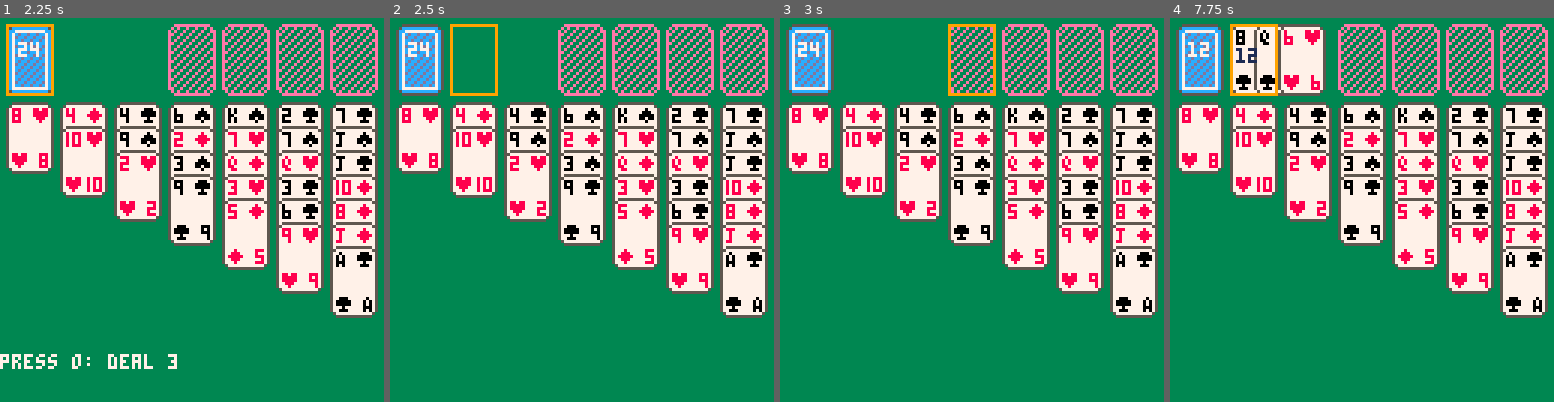
Above: before the commit, frames 1-4 (left to right).
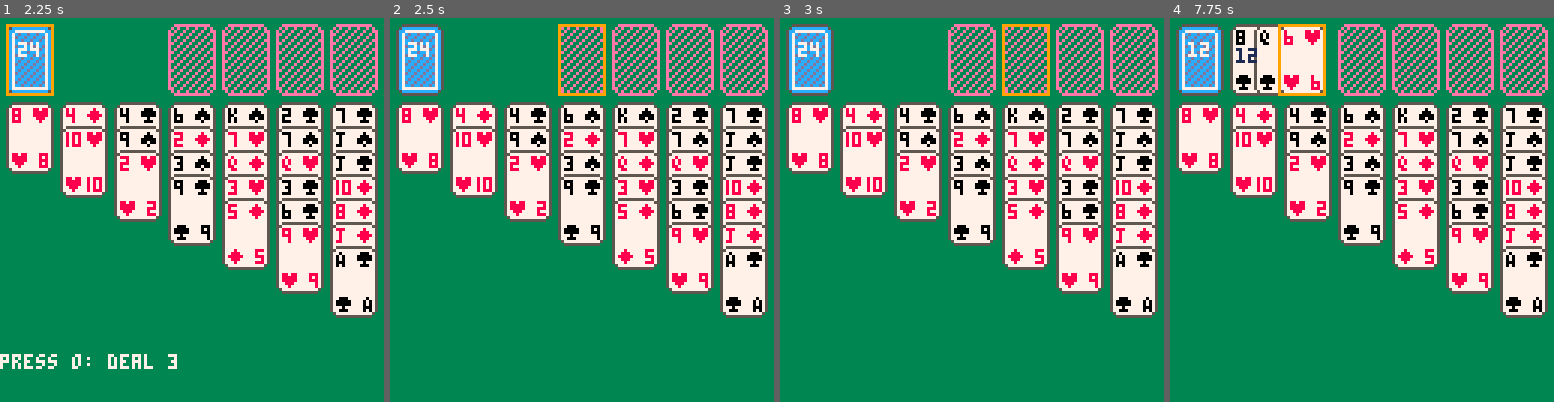
Above: after the commit, the same moments.

Repository: marcus-grant/pico8-kabafuda
Game: PICO-8 cartridge kabafuda.p8
The game is run twice, just before and just after one commit, with the same random seed, the same clock (stepped at 60 frames per second) and the same inputs.
Inputs:
- Up to frame 1 (2.25 s): tap X (X key) at 0.33, 1.07, 1.85 s; tap O (Z key) at 0.7, 1.7, 2.1 s; hold Right 1.6-2.1 s; hold Up from 2.15 s (still down)
- Up to frame 2 (2.5 s): release Up at 2.42 s; hold Right from 2.47 s (still down)
- Up to frame 3 (3 s): keep holding Right; tap O (Z key) at 2.5, 2.9 s; tap X (X key) at 2.97 s
- Up to frame 4 (7.75 s): release Right at 3.03 s; hold Left 3.08-3.58 s; tap O (Z key) every 0.4 s from 3.3 to 7.7 s; hold Down 3.63-3.97 s; hold Right 4.02-4.68 s; tap X (X key) every 1.12 s from 4.08 to 7.43 s; hold Up 4.73-5.03 s; hold Left 5.08-5.68 s; hold Down 5.73-6.03 s; hold Right 6.08-6.58 s; hold Right 6.63-7.13 s; hold Up 7.18-7.45 s; hold Right from 7.5 s (still down)

Frame 1 is identical in both runs. In frame 2, 0.9% of the frame differs, in the area x 15-57%, y 1-21%; in frame 3, 0.9%; in frame 4, 0.9%.

Commit message:
Fix: Waste pile cursor positioning
- Cursor now points to top card of waste (rightmost)
- Added x-offset based on waste count (0/8/16 px)
- Skip empty waste pile when moving cursor
- Tested with 0, 1, 2, and 3+ card scenarios

Diff:
--- a/kabafuda.p8
+++ b/kabafuda.p8
@@ -491,6 +491,11 @@
   crs.sel_cnt = 1
  elseif crs.area == "top" then
   crs.top_pos -= 1
+  --skip empty waste (pos 1)
+  if crs.top_pos == 1 and
+     #sts.waste == 0 then
+   crs.top_pos = 0
+  end
   if crs.top_pos < 0 then
    crs.top_pos = 0
   end
@@ -507,6 +512,11 @@
   crs.sel_cnt = 1
  elseif crs.area == "top" then
   crs.top_pos += 1
+  --skip empty waste (pos 1)
+  if crs.top_pos == 1 and
+     #sts.waste == 0 then
+   crs.top_pos = 2
+  end
   if crs.top_pos > 5 then
    crs.top_pos = 5
   end
@@ -581,7 +591,14 @@
    return 2, 2
   elseif crs.top_pos == 1 then
    --waste pos. (next to stock)
-   return 20, 2
+   local waste_cnt = #sts.waste
+   local x_offset = 0
+   if waste_cnt >= 3 then
+    x_offset = 16
+   elseif waste_cnt == 2 then
+    x_offset = 8
+   end
+   return 20 + x_offset, 2
   else
    -- foundation position
    -- (2-5 to foundations 1-4)
